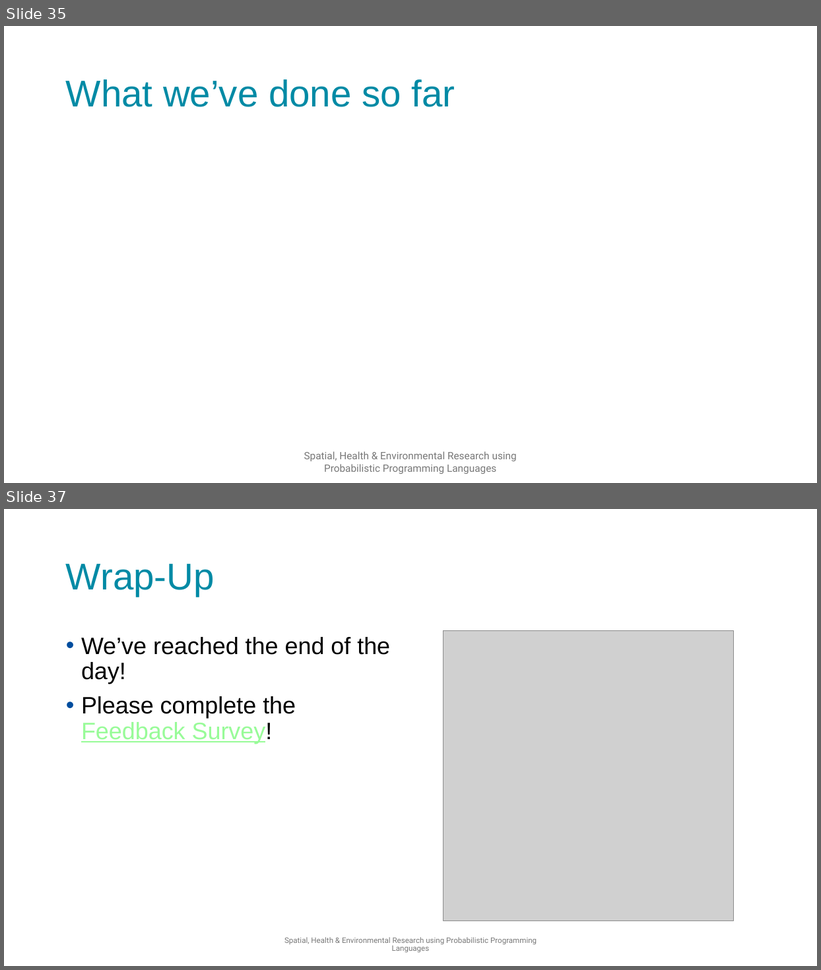
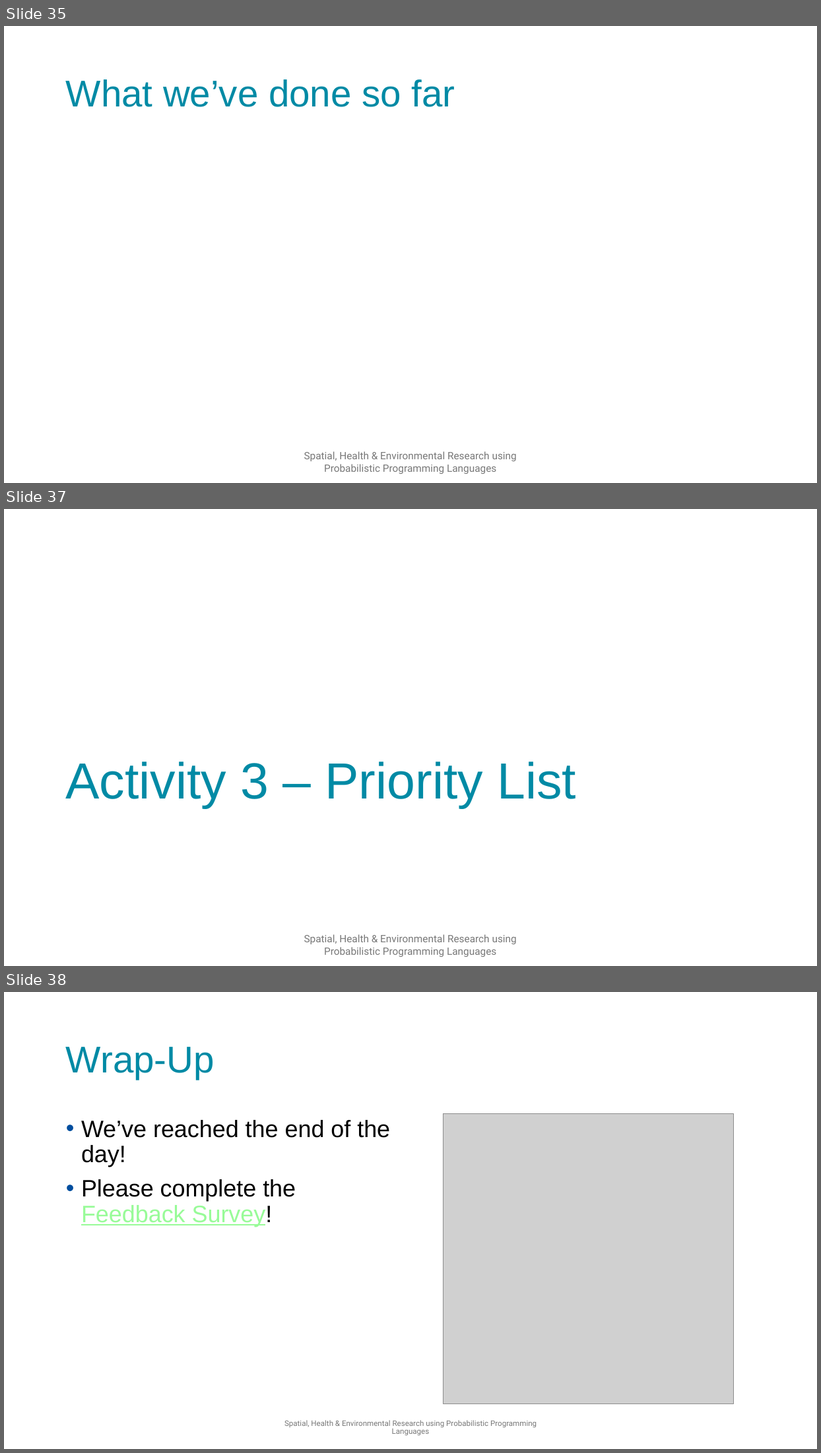
Before and after one commit to SPHERE-PPL/Annual-Meeting-Jan25, a slide deck: Presentations/DayPlan/Full Presentation.pptx. Shown one above the other, each under a label of ours: slides 35 and 37 before the commit, slides 35, 37 and 38 after it; the slides between them are not shown. The pictures are 821x970 and 821x1453 pixels, drawn with LibreOffice and Linux fonts; fonts in the diff are those of the drawing; grey boxes stand for pictures; background and template pictures are left out. Boxes give left, top, right and bottom in pixels: in the first picture for what was removed or moved away, otherwise in the second. Text is boxed around its words. In the diff, an @@ line names an element or a change of style, - is before the commit and + after.

```diff
--- a/Presentations/DayPlan/Full Presentation.pptx
+++ b/Presentations/DayPlan/Full Presentation.pptx
@@ slide 37 added at [4, 509, 817, 966], background picture (left out) @@
@@ title added at [65, 762, 576, 809], 60 pt, text #008AA5 @@
+Activity 3 – Priority List
@@ text added at [304, 935, 517, 957], 12 pt, text #797979 @@
+Spatial, Health & Environmental Research using Probabilistic Programming Languages
@@ what was slide 37 is now slide 38 @@
```
Also in this commit, not shown: 5 slides changed, 1 other file.
